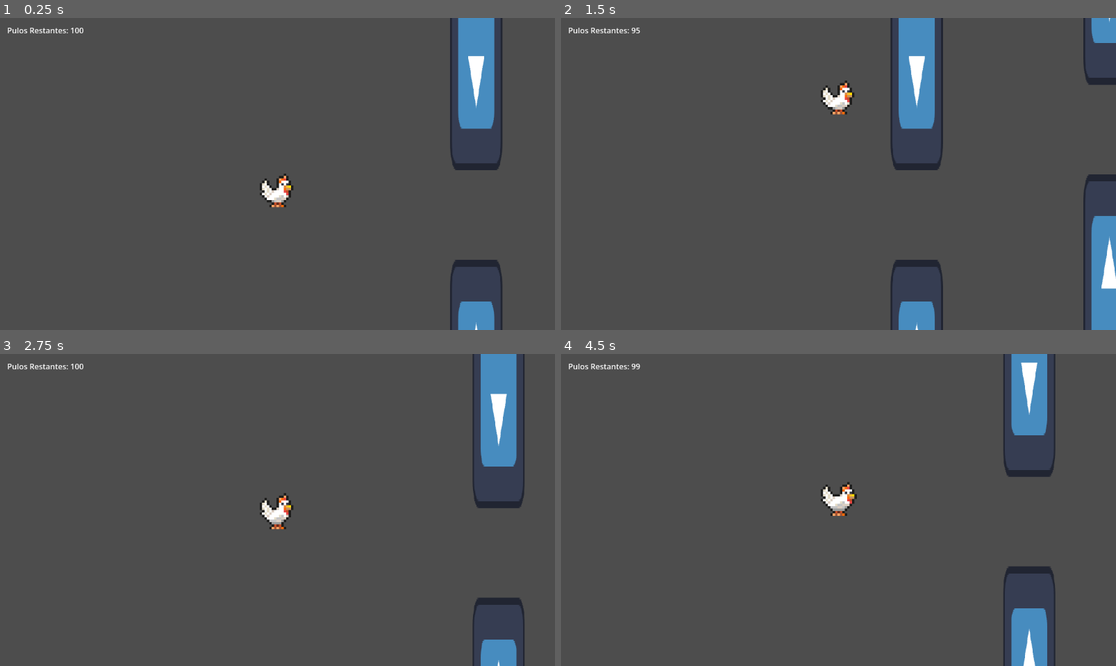
Above: before the commit, frames 1-4 (two rows, left to right).
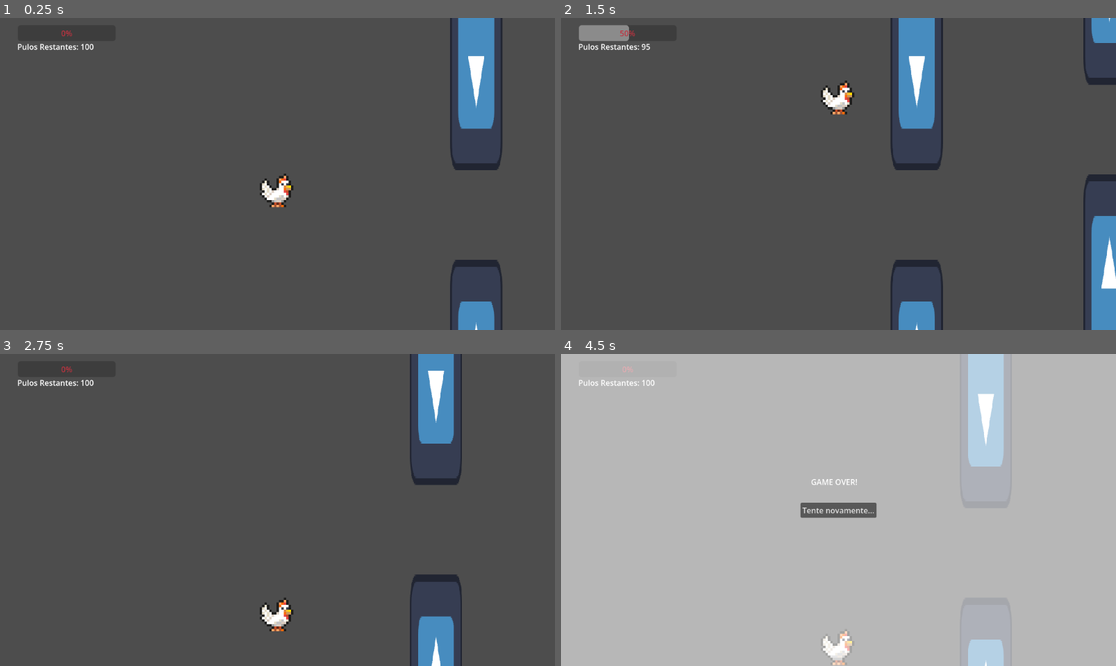
Above: after the commit, the same moments.

Repository: AltairGameStudio/Fase-Tutorial-Nome-Jogo-1
Game: Godot game, scene res://scenes/game.tscn
The game is run twice, just before and just after one commit, with the same random seed, the same clock (stepped at 60 frames per second) and the same inputs. The engine's default icon, where the game draws it, is replaced by a stand-in: a white triangle on a blue panel in a dark square.
Inputs (mouse positions are in pixels of both pictures, inside the frame that each line leads up to):
- Up to frame 1 (0.25 s): no input
- Up to frame 2 (1.5 s): tap Enter (ui_accept) at 0.5, 0.6, 0.77, 1.07, 1.35 s
- Up to frame 3 (2.75 s): tap Enter (ui_accept) at 1.52, 1.82 s; click (277, 510) at 2 s, where only the run after the commit has a clickable "Tente novamente..."
- Up to frame 4 (4.5 s): tap Enter (ui_accept) at 2.85, 4.35 s; click (838, 510) at 3.5 s, where only the run after the commit has a clickable "Tente novamente..."

The runs differ from the first frame. In frame 1, 0.3% of the frame differs, in the area x 1-17%, y 3-11%; in frame 2, 0.6%; in frame 3, 8.5%; in frame 4, 100%, in the area x 0-100%, y 0-100%.

Commit message:
Sistema de fúria e menu de game over

Diff:
--- a/scenes/game.gd
+++ b/scenes/game.gd
@@ -3,8 +3,12 @@
 @onready var camera = $Camera2D
 @onready var player = $Player
 @onready var ui = $UI
+@onready var game_over_screen = $CanvasLayer/GameOver
 
 func _ready() -> void:
+	# Conecta o sinal do player à função que mostra o menu
+	$Player.out_of_jumps.connect(_on_player_out_of_jumps)
+
 	# Ligando o sinal do jogador à função de atualização da interface
 	player.jumps_changed.connect(ui.update_jumps)
 
@@ -14,15 +18,26 @@
 func _physics_process(delta: float) -> void:
 	camera.position.x = player.position.x
 
-func die ():
-	get_tree().reload_current_scene()
-
 func _on_area_2d_body_entered(body: Node2D) -> void:
 	if body.name == "Player":
-		die()
-
+		show_game_over()
 
 func _on_ground_area_body_entered(body: Node2D) -> void:
 	if body.name == "Player":
 		print("Galinha bateu no chão!")
-		die()
+		show_game_over()
+
+func _on_player_out_of_jumps():
+	show_game_over()
+
+func show_game_over():
+	$CanvasLayer/GameOver.show() # Mostra o menu
+	get_tree().paused = true # Pausa o jogo
+
+func game_over():
+	game_over_screen.show() # Mostra o menu
+	get_tree().paused = true # Pausa o jogo
+
+func _on_button_restart_pressed() -> void:
+	get_tree().paused = false # Despausa
+	get_tree().reload_current_scene() # Recarrega a fase
--- a/scenes/game.tscn
+++ b/scenes/game.tscn
@@ -45,5 +45,48 @@
 position = Vector2(0.25, 313.5)
 shape = SubResource("WorldBoundaryShape2D_iywne")
 
+[node name="CanvasLayer" type="CanvasLayer" parent="." unique_id=1183618550]
+
+[node name="GameOver" type="ColorRect" parent="CanvasLayer" unique_id=760111370]
+process_mode = 3
+visible = false
+anchors_preset = 15
+anchor_right = 1.0
+anchor_bottom = 1.0
+grow_horizontal = 2
+grow_vertical = 2
+color = Color(1, 1, 1, 0.59607846)
+
+[node name="Label" type="Label" parent="CanvasLayer/GameOver" unique_id=1157507657]
+layout_mode = 1
+anchors_preset = -1
+anchor_left = 0.5
+anchor_top = 0.37100002
+anchor_right = 0.5
+anchor_bottom = 0.5
+offset_left = -57.0
+offset_top = 13.59198
+offset_right = 126.0
+offset_bottom = 47.5
+grow_horizontal = 2
+grow_vertical = 2
+text = "GAME OVER!"
+
+[node name="ButtonRestart" type="Button" parent="CanvasLayer/GameOver" unique_id=778834118]
+layout_mode = 1
+anchors_preset = 8
+anchor_left = 0.5
+anchor_top = 0.5
+anchor_right = 0.5
+anchor_bottom = 0.5
+offset_left = -79.0
+offset_top = -15.5
+offset_right = 79.0
+offset_bottom = 15.5
+grow_horizontal = 2
+grow_vertical = 2
+text = "Tente novamente..."
+
 [connection signal="body_entered" from="Ceiling Area" to="." method="_on_area_2d_body_entered"]
 [connection signal="body_entered" from="Ground Area" to="." method="_on_ground_area_body_entered"]
+[connection signal="pressed" from="CanvasLayer/GameOver/ButtonRestart" to="." method="_on_button_restart_pressed"]
--- a/scenes/player.tscn
+++ b/scenes/player.tscn
@@ -55,3 +55,17 @@
 [node name="CollisionShape2D" type="CollisionShape2D" parent="." unique_id=605708099]
 position = Vector2(-1, 2)
 shape = SubResource("CircleShape2D_u5sy4")
+
+[node name="CanvasLayer" type="CanvasLayer" parent="." unique_id=2145183591]
+
+[node name="RageBarProgress" type="ProgressBar" parent="CanvasLayer" unique_id=1120024248]
+offset_left = 37.0
+offset_top = 15.0
+offset_right = 240.0
+offset_bottom = 48.0
+theme_override_colors/font_color = Color(0.74869895, 0.2015599, 0.25128156, 1)
+
+[node name="RageTimer" type="Timer" parent="." unique_id=795837553]
+one_shot = true
+
+[connection signal="timeout" from="RageTimer" to="." method="_on_rage_timer_timeout"]
--- a/scenes/ui.tscn
+++ b/scenes/ui.tscn
@@ -6,8 +6,8 @@
 script = ExtResource("1_nt7q6")
 
 [node name="JumpCounter" type="Label" parent="." unique_id=1455325873]
-offset_left = 15.0
-offset_top = 14.0
-offset_right = 75.0
-offset_bottom = 37.0
+offset_left = 36.0
+offset_top = 48.0
+offset_right = 96.0
+offset_bottom = 71.0
 text = "Pulos: 0"
--- a/scripts/obstacle.gd
+++ b/scripts/obstacle.gd
@@ -3,5 +3,5 @@
 func _on_body_entered(body: Node2D) -> void:
 	# Verifica se o corpo que colidiu foi o jogador
 	if body.name == "Player":
-		# Reinicia a fase caso o jogador bata no cano
-		get_tree().reload_current_scene()
+		# Mostra o menu de game over
+		body.out_of_jumps.emit()
--- a/scripts/player.gd
+++ b/scripts/player.gd
@@ -4,6 +4,14 @@
 
 @export var max_jumps: int = 100
 var jumps_left: int
+
+# Barra de fúria
+var jumps_for_rage_counter = 0
+const JUMPS_TO_TRIGGER_RAGE = 10
+var is_raging = false
+
+@onready var rage_bar = $CanvasLayer/RageBarProgress
+@onready var rage_timer = $RageTimer
 
 # Sinal para notificar a UI quando a quantidade de pulos mudar
 signal jumps_changed(current_jumps)
@@ -16,7 +24,8 @@
 
 func _physics_process(delta: float) -> void:
 	# Aplica a gravidade
-	velocity += get_gravity() * delta
+	if not is_on_floor():
+		velocity += get_gravity() * delta
 
 	# Verifica se o jogador apertou o botão de pulo e se ainda tem pulos disponíveis
 	if Input.is_action_just_pressed("ui_accept") and jumps_left > 0:
@@ -24,11 +33,42 @@
 		jumps_left -= 1
 		jumps_changed.emit(jumps_left)
 
+		if not is_raging:
+			jumps_for_rage_counter += 1
+			if rage_bar:
+				rage_bar.max_value = JUMPS_TO_TRIGGER_RAGE
+				rage_bar.value = jumps_for_rage_counter
+
+			if jumps_for_rage_counter >= JUMPS_TO_TRIGGER_RAGE:
+				initiate_fury()
+
 		# Emite um sinal caso os pulos tenham acabado
 		if jumps_left == 0:
 			out_of_jumps.emit()
 
-	# Mantém a velocidade constante para a direita
-	velocity.x = 200
+	if is_raging:
+		velocity.x = 350
+	else:
+		# Mantém a velocidade constante para a direita
+		velocity.x = 200
 
 	move_and_slide()
+
+func initiate_fury():
+	is_raging = true
+	$AnimatedSprite2D.modulate = Color(1,0,0)
+	jumps_for_rage_counter = 0 # Reseta a contagem
+
+	if rage_bar:
+		rage_bar.value = JUMPS_TO_TRIGGER_RAGE
+
+	$RageTimer.start(2.0) # Inicia o tempo de descontrole
+	print("FÚRIA!")
+
+func _on_rage_timer_timeout ():
+	is_raging = false
+	$AnimatedSprite2D.modulate = Color(1,1,1)
+	if rage_bar:
+		rage_bar.value = 0 # Esvazia a barra
+
+	print("Fúria passou...")
